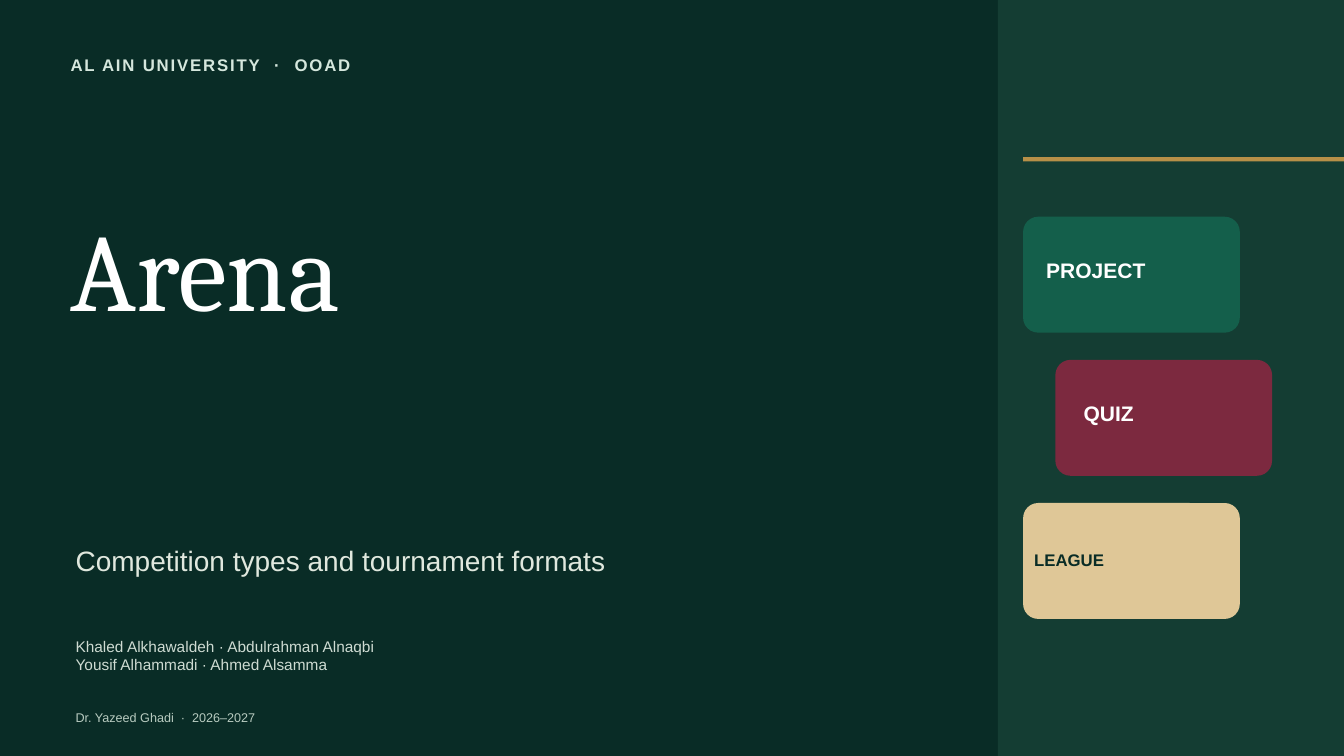
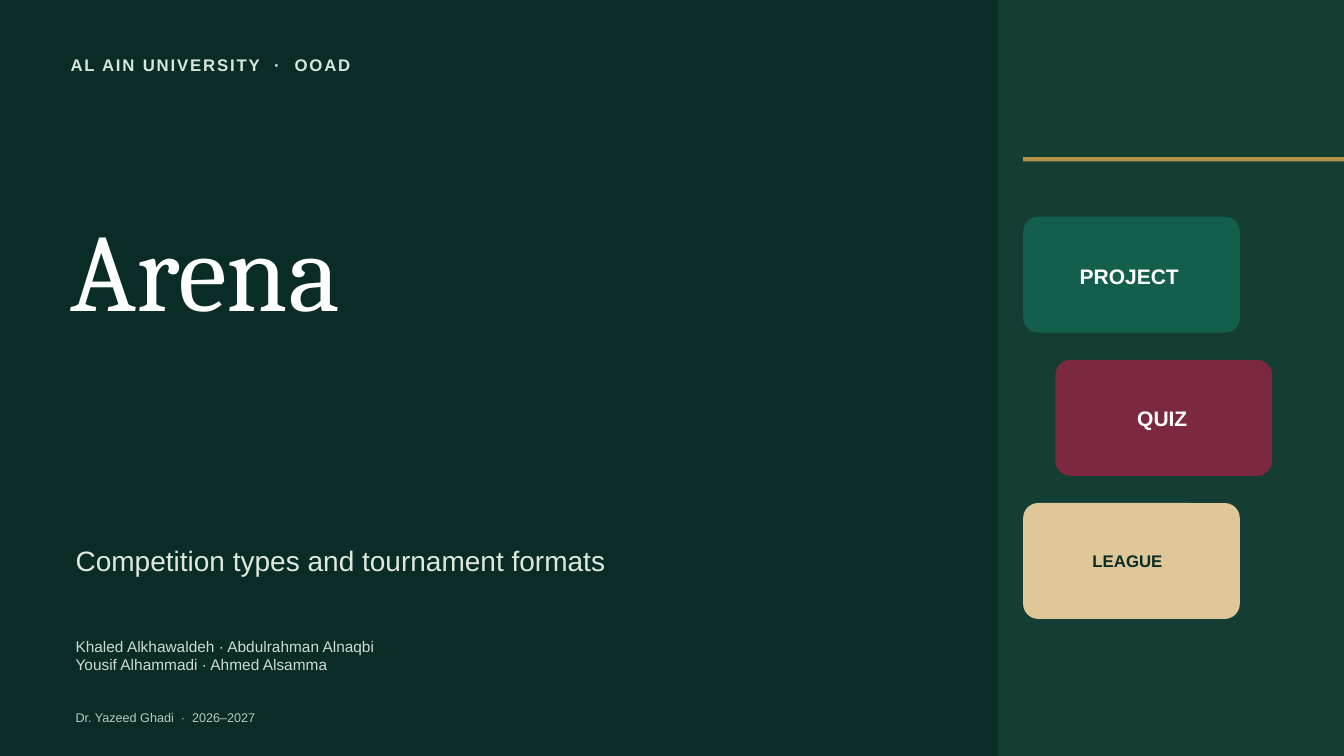
Before and after one commit to V1R3S/OOAD_CCMS, a slide deck: slide 1 of presentation/Arena-presentation.pptx. Drawn at 1344x756 pixels with LibreOffice and Linux fonts; fonts in the diff are those of the drawing. Boxes give left, top, right and bottom in pixels: in the first picture for what was removed or moved away, otherwise in the second. Text is boxed around its words. In the diff, an @@ line names an element or a change of style, - is before the commit and + after.

```diff
--- a/presentation/Arena-presentation.pptx
+++ b/presentation/Arena-presentation.pptx
@@ text "PROJECT": place and size @@
-text "PROJECT" at bbox=[1046, 263, 1145, 279]
+text "PROJECT" at bbox=[1080, 269, 1179, 285]
@@ text "QUIZ": place and size @@
-text "QUIZ" at bbox=[1084, 406, 1134, 425]
+text "QUIZ" at bbox=[1137, 411, 1187, 430]
@@ text "LEAGUE": place and size @@
-text "LEAGUE" at bbox=[1034, 554, 1104, 566]
+text "LEAGUE" at bbox=[1092, 555, 1162, 567]
```
Also in this commit, not shown: 3 other slides changed, 1 slide added, 4 slides removed, 18 other files.
